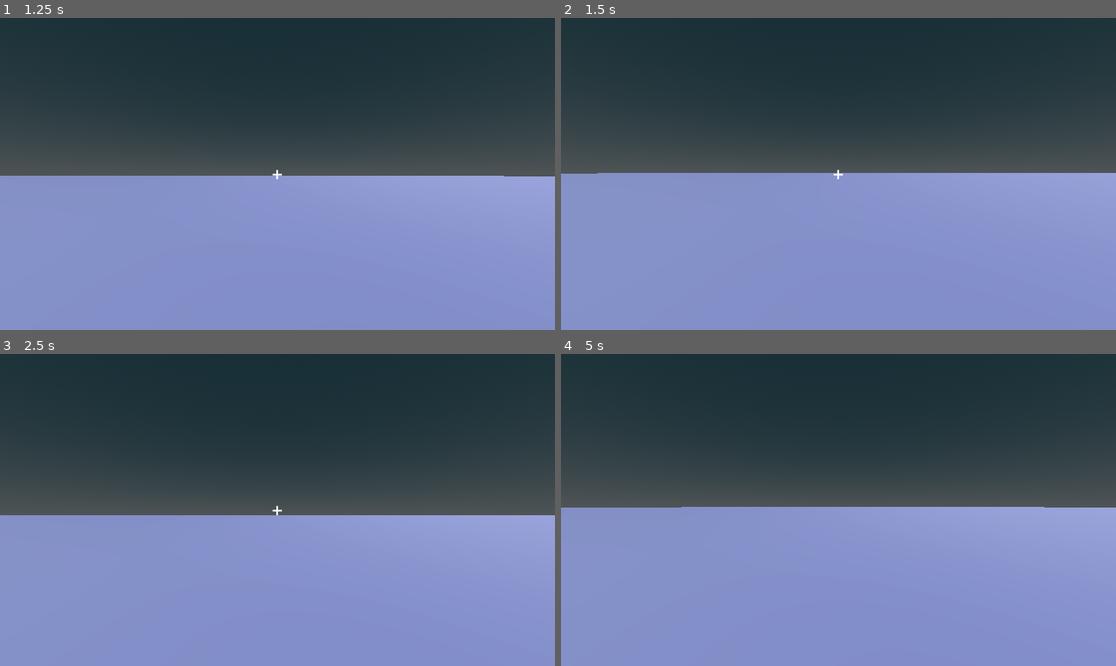
Above: before the commit, frames 1-4 (two rows, left to right).
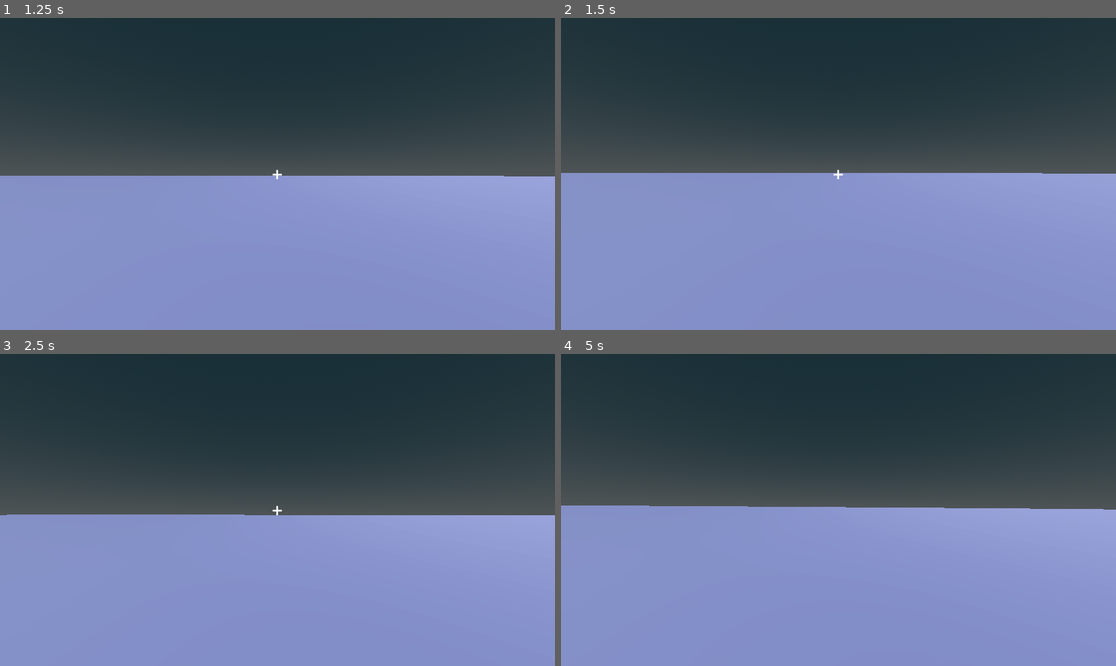
Above: after the commit, the same moments.

Repository: royalrizen/Remains-of-Me
Game: Godot game, scene res://node_3d.tscn
Two runs of this game, one before a commit and one after it. Both use one fixed random seed, a clock stepped at 60 frames per second and the inputs below.
Inputs (mouse positions are in pixels of both pictures, inside the frame that each line leads up to):
- Up to frame 1 (1.25 s): tap Enter (ui_accept) at 0.5, 0.77 s; move the mouse to (305, 174) at 0.52 s; hold Up (ui_up) from 0.53 s (still down)
- Up to frame 2 (1.5 s): keep holding Up (ui_up); tap Enter (ui_accept) at 1.25 s; move the mouse to (810, 174) at 1.27 s
- Up to frame 3 (2.5 s): keep holding Up (ui_up); tap Enter (ui_accept) at 1.52, 2 s; move the mouse to (288, 503) at 2.02 s
- Up to frame 4 (5 s): tap Enter (ui_accept) at 2.75, 3.02, 3.5, 3.77, 4.25, 4.52 s; move the mouse to (832, 516) at 2.77 s; move the mouse to (877, 513) at 3.52 s; tap Escape at 4.15 s; move the mouse to (672, 463) at 4.27 s; release Up (ui_up) at 4.28 s; hold Left (ui_left) from 4.28 s (still down)

Frame 1 is identical in both runs. In frame 2, less than 0.1% of the frame differs, in the area x 0-100%, y 49-50%; in frame 3, 0.1%; in frame 4, 0.3%, in the area x 0-100%, y 48-50%.

Commit message:
Update player.gd

Diff:
--- a/player.gd
+++ b/player.gd
@@ -1,8 +1,19 @@
 extends CharacterBody3D
 
+# --- Movement ---
 @export var speed := 5.0
 @export var jump_force := 4.5
 @export var mouse_sensitivity := 0.002
+
+# --- Realistic head-bob parameters ---
+@export var bob_frequency := 6.0     # Steps per second
+@export var bob_amplitude := 0.03    # Vertical movement
+@export var tilt_amount := 0.5       # Degrees of head tilt
+@export var sway_amount := 0.02      # Side-to-side motion
+
+var bob_timer := 0.0
+var original_camera_position := Vector3.ZERO
+var was_in_air := false
 
 var gravity: float = ProjectSettings.get_setting("physics/3d/default_gravity")
 
@@ -12,9 +23,11 @@
 
 var mouse_locked := true
 
+
 func _ready():
 	Input.set_mouse_mode(Input.MOUSE_MODE_CAPTURED)
 	mouse_locked = true
+	original_camera_position = camera_pivot.position
 
 
 func _unhandled_input(event):
@@ -29,27 +42,57 @@
 		mouse_locked = !mouse_locked
 		if mouse_locked:
 			Input.set_mouse_mode(Input.MOUSE_MODE_CAPTURED)
-			if crosshair: crosshair.visible = true
+			if crosshair:
+				crosshair.visible = true
 		else:
 			Input.set_mouse_mode(Input.MOUSE_MODE_VISIBLE)
-			if crosshair: crosshair.visible = false
+			if crosshair:
+				crosshair.visible = false
 
 
 func _physics_process(delta):
-	# Gravity
+	# --- Gravity ---
 	if not is_on_floor():
 		velocity.y -= gravity * delta
 
-	# Input direction (WASD or ui_up/down/left/right)
+	# --- Movement input ---
 	var input_dir = Input.get_vector("ui_left", "ui_right", "ui_up", "ui_down")
-
-	# Move relative to where camera/player is facing
 	var direction = (transform.basis * Vector3(input_dir.x, 0, input_dir.y)).normalized()
 	velocity.x = direction.x * speed
 	velocity.z = direction.z * speed
 
-	# Jump
+	# --- Jump ---
 	if Input.is_action_just_pressed("ui_accept") and is_on_floor():
 		velocity.y = jump_force
 
 	move_and_slide()
+
+	# --- Landing bump ---
+	if was_in_air and is_on_floor():
+		camera_pivot.position.y = original_camera_position.y - 0.05  # brief dip
+	was_in_air = not is_on_floor()
+
+	# --- Realistic Head Bob ---
+	var is_moving = direction.length() > 0.1 and is_on_floor()
+
+	if is_moving:
+		# Adjust bobbing speed based on movement velocity
+		var movement_speed = Vector2(velocity.x, velocity.z).length()
+		var speed_factor = clamp(movement_speed / speed, 0.5, 1.5)
+
+		bob_timer += delta * bob_frequency * speed_factor
+		var bob_offset_y = sin(bob_timer * 2.0) * bob_amplitude * speed_factor
+		var bob_offset_x = sin(bob_timer) * sway_amount * speed_factor
+		var tilt = sin(bob_timer) * tilt_amount * speed_factor
+
+		# Apply smoothed bob offsets
+		camera_pivot.position.y = lerp(camera_pivot.position.y, original_camera_position.y + bob_offset_y, delta * 10.0)
+		camera_pivot.position.x = lerp(camera_pivot.position.x, original_camera_position.x + bob_offset_x, delta * 10.0)
+		camera_pivot.rotation_degrees.z = lerp(camera_pivot.rotation_degrees.z, tilt, delta * 10.0)
+
+	else:
+		# Smoothly return to normal when stopping
+		camera_pivot.position.y = lerp(camera_pivot.position.y, original_camera_position.y, delta * 8.0)
+		camera_pivot.position.x = lerp(camera_pivot.position.x, original_camera_position.x, delta * 8.0)
+		camera_pivot.rotation_degrees.z = lerp(camera_pivot.rotation_degrees.z, 0.0, delta * 8.0)
+		bob_timer = 0.0
